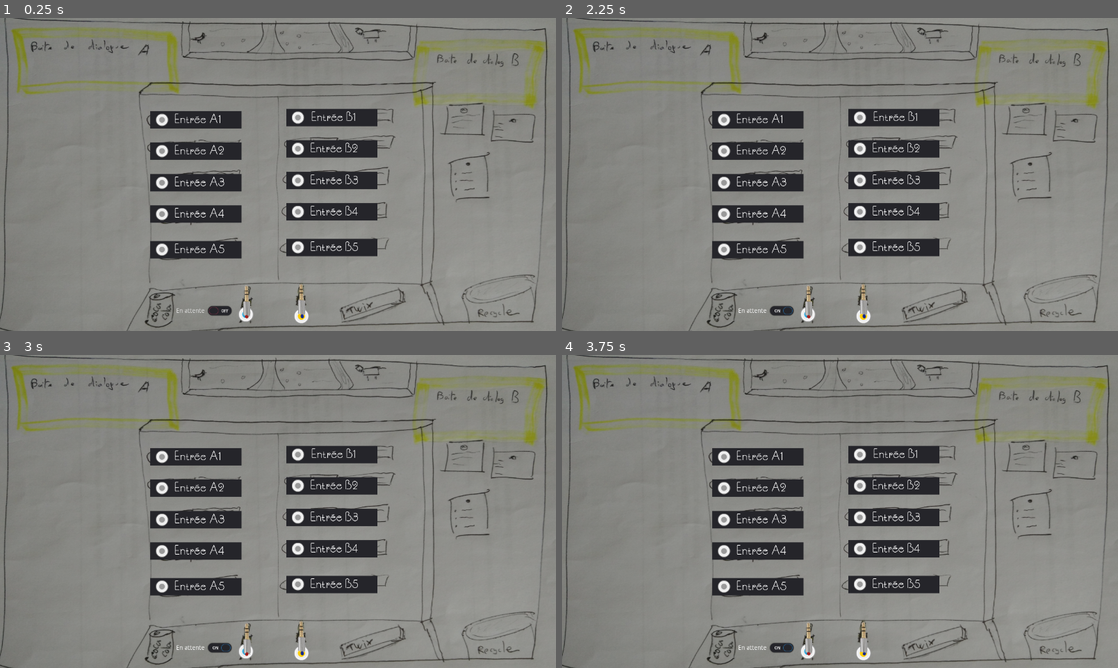
Above: before the commit, frames 1-4 (two rows, left to right).
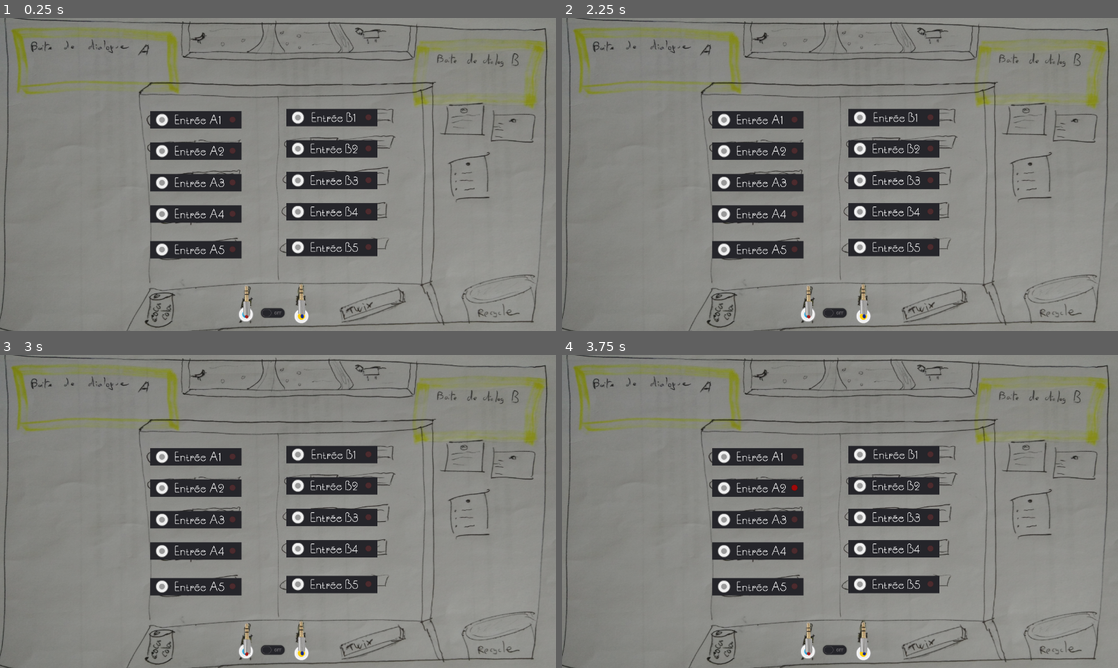
Above: after the commit, the same moments.

Repository: Nutriz/GodotWildJam21
Game: Godot game, scene res://Game.tscn
Same seed, same stepped clock (60 frames per second), same inputs: the game is played once before the commit and once after it.
Inputs (mouse positions are in pixels of both pictures, inside the frame that each line leads up to):
- Up to frame 1 (0.25 s): no input
- Up to frame 2 (2.25 s): click (767, 312) at 0.5 s, where only the run before the commit has a clickable "En attente"; click (767, 312) at 1.25 s, where only the run before the commit has a clickable "En attente"; click (767, 312) at 2 s, where only the run before the commit has a clickable "En attente"
- Up to frame 3 (3 s): tap Enter at 2.75 s; move the mouse to (244, 639) at 2.77 s; click (244, 639) at 2.92 s
- Up to frame 4 (3.75 s): tap Space (skip) at 3.5 s; move the mouse to (862, 636) at 3.52 s; click (862, 636) at 3.67 s

The runs differ from the first frame. In frame 1, 1.4% of the frame differs, in the area x 31-67%, y 29-96%; in frame 2, 1.4%; in frame 3, 1.4%; in frame 4, 1.4%.

Commit message:
restrict jack plug

Diff:
--- a/Assets/Dialogues/dialogues.json.gd
+++ b/Assets/Dialogues/dialogues.json.gd
@@ -27,8 +27,7 @@
 					{
 						"name": "Jérôme",
 						"pos": "called",
-						"text": "euh, t'es sûre que ça va ?!",
-						"end": true
+						"text": "euh, t'es sûre que ça va ?!"
 					}
 				],
 				"B2": [
@@ -45,15 +44,14 @@
 					{
 						"name": "Pompier",
 						"pos": "called",
-						"text": ".... Au revoir madame",
-						"end": true
+						"text": ".... Au revoir madame"
 					}
 				]
 			}
 		],
 		"dial2": {}
 	},
-	"chapter02": {},
-	"chapter03": {},
-	"chapter04": {}
+	"chapter2": {},
+	"chapter3": {},
+	"chapter4": {}
 }
--- a/Game.gd
+++ b/Game.gd
@@ -6,6 +6,7 @@
 func _ready():
 	Events.connect("jack_connected", self, "on_jack_connected")
 	Events.connect("dialogue_finished", self, "on_dialogue_finished")
+	Events.connect("can_be_holded", self, "on_can_be_holded")
 
 func _process(delta):
 
@@ -25,9 +26,9 @@
 	point = $JackB/Cable.global_position - $PositionJackB.global_position
 	$CableJackB.add_point(point)
 
-func on_jack_connected(jack_type, input):
-	print(str(jack_type) + " connected to " + str(Global.Inputs.keys()[input]))
-	if jack_type.ends_with("A"):
+func on_jack_connected(jack_name, input):
+	print(str(jack_name) + " connected to " + str(Global.Inputs.keys()[input]))
+	if jack_name.ends_with("A"):
 		connectionA = input
 	else:
 		connectionB = input
@@ -42,3 +43,10 @@
 	if button_pressed and connectionA != null:
 		print("emit " + str(connectionA))
 		Events.emit_signal("holding_input")
+
+func on_can_be_holded(input):
+	$CheckButton.disabled = false
+
+func _on_CallTimer_timeout():
+	var index = randi() % 5
+	$Inputs.get_children()[index].start_call()
--- a/Game.tscn
+++ b/Game.tscn
@@ -28,7 +28,6 @@
 drag_margin_top = 0.5
 drag_margin_right = 0.55
 drag_margin_bottom = 1.0
-editor_draw_drag_margin = true
 __meta__ = {
 "_edit_lock_": true
 }
@@ -53,64 +52,58 @@
 skew = 4.37114e-08
 texture = ExtResource( 4 )
 
-[node name="InputsA" type="Node2D" parent="."]
+[node name="Inputs" type="Node2D" parent="."]
 position = Vector2( 346.343, 214.487 )
 __meta__ = {
 "_edit_group_": true,
 "_edit_lock_": true
 }
 
-[node name="A1" parent="InputsA" instance=ExtResource( 3 )]
+[node name="A1" parent="Inputs" instance=ExtResource( 3 )]
 skew = 4.37114e-08
 
-[node name="A2" parent="InputsA" instance=ExtResource( 3 )]
+[node name="A2" parent="Inputs" instance=ExtResource( 3 )]
 position = Vector2( 0, 71.65 )
 skew = 4.37114e-08
 input = 1
 
-[node name="A3" parent="InputsA" instance=ExtResource( 3 )]
+[node name="A3" parent="Inputs" instance=ExtResource( 3 )]
 position = Vector2( 0, 144.608 )
 skew = 4.37114e-08
 input = 2
 
-[node name="A4" parent="InputsA" instance=ExtResource( 3 )]
+[node name="A4" parent="Inputs" instance=ExtResource( 3 )]
 position = Vector2( 0, 216.707 )
 skew = 4.37114e-08
 input = 3
 
-[node name="A5" parent="InputsA" instance=ExtResource( 3 )]
+[node name="A5" parent="Inputs" instance=ExtResource( 3 )]
 position = Vector2( 0, 298.33 )
 skew = 4.37114e-08
 input = 4
 
-[node name="InputsB" type="Node2D" parent="."]
-position = Vector2( 659.283, 209.212 )
-__meta__ = {
-"_edit_group_": true,
-"_edit_lock_": true
-}
-
-[node name="B1" parent="InputsB" instance=ExtResource( 3 )]
+[node name="B1" parent="Inputs" instance=ExtResource( 3 )]
+position = Vector2( 312.94, -5.27499 )
 skew = 4.37114e-08
 input = 5
 
-[node name="B2" parent="InputsB" instance=ExtResource( 3 )]
-position = Vector2( 0, 71.65 )
+[node name="B2" parent="Inputs" instance=ExtResource( 3 )]
+position = Vector2( 312.94, 66.375 )
 skew = 4.37114e-08
 input = 6
 
-[node name="B3" parent="InputsB" instance=ExtResource( 3 )]
-position = Vector2( 0, 144.608 )
+[node name="B3" parent="Inputs" instance=ExtResource( 3 )]
+position = Vector2( 312.94, 139.333 )
 skew = 4.37114e-08
 input = 7
 
-[node name="B4" parent="InputsB" instance=ExtResource( 3 )]
-position = Vector2( 0, 216.707 )
+[node name="B4" parent="Inputs" instance=ExtResource( 3 )]
+position = Vector2( 312.94, 211.432 )
 skew = 4.37114e-08
 input = 8
 
-[node name="B5" parent="InputsB" instance=ExtResource( 3 )]
-position = Vector2( 0, 298.33 )
+[node name="B5" parent="Inputs" instance=ExtResource( 3 )]
+position = Vector2( 312.94, 293.055 )
 skew = 4.37114e-08
 input = 9
 
@@ -151,14 +144,20 @@
 [node name="DialogSystem" parent="." instance=ExtResource( 7 )]
 
 [node name="CheckButton" type="CheckButton" parent="."]
-margin_left = 400.058
-margin_top = 654.322
-margin_right = 545.058
-margin_bottom = 694.322
+margin_left = 521.981
+margin_top = 659.333
+margin_right = 666.981
+margin_bottom = 699.333
 focus_mode = 0
+disabled = true
 enabled_focus_mode = 0
-text = "En attente"
 __meta__ = {
 "_edit_use_anchors_": false
 }
+
+[node name="CallTimer" type="Timer" parent="."]
+wait_time = 3.0
+one_shot = true
+autostart = true
 [connection signal="toggled" from="CheckButton" to="." method="_on_holding_toggled"]
+[connection signal="timeout" from="CallTimer" to="." method="_on_CallTimer_timeout"]
--- a/Scenes/DialogSystem.gd
+++ b/Scenes/DialogSystem.gd
@@ -12,29 +12,30 @@
 
 func _process(delta):
 	if Input.is_action_just_pressed("skip") and curr_dial != null:
-
-		if get_curr_message().has("end"):
-			print("emit end")
-			Events.emit_signal("dialogue_finished")
-			curr_dial = null
-			$CallerDialog.hide()
-			$CalledDialog.hide()
-		elif get_curr_message().pos == "caller":
+		if get_curr_message().pos == "caller":
 			if not $CallerDialog.is_at_end_of_text():
 				$CallerDialog.skip_to_end_of_text()
 			elif get_curr_message().has("holding"):
 				return
+			elif is_last_message():
+				finish_and_close()
 			else:
 				msg_index += 1
 				display_next_message()
 		else:
 			if not $CalledDialog.is_at_end_of_text():
 				$CalledDialog.skip_to_end_of_text()
-			elif get_curr_message().has("holding"):
-				return
+			elif is_last_message():
+				finish_and_close()
 			else:
 				msg_index += 1
 				display_next_message()
+
+func finish_and_close():
+	curr_dial = null
+	$CallerDialog.hide()
+	$CalledDialog.hide()
+	Events.emit_signal("dialogue_finished")
 
 func load_dialogue(file_path):
 	var file = File.new()
@@ -57,7 +58,7 @@
 	display_next_message()
 
 func on_holding():
-	print("received")
+
 	$CallerDialog.hide()
 	$CalledDialog.hide()
 
@@ -72,3 +73,6 @@
 
 func get_curr_message():
 	return curr_dial[msg_index]
+
+func is_last_message():
+	return msg_index == curr_dial.size() - 1
--- a/Scenes/Jack.gd
+++ b/Scenes/Jack.gd
@@ -1,6 +1,5 @@
 extends Node2D
 
-onready var jack_type = name
 var picked
 onready var initial_position = position
 
@@ -12,9 +11,12 @@
 	if event is InputEventMouseButton:
 		if event.button_index == BUTTON_LEFT:
 			picked = event.pressed
-			if event.pressed == false and not $Area.get_overlapping_areas().empty():
-				if $Area.get_overlapping_areas().front().is_in_group("inputs"):
-					Events.emit_signal("jack_connected", jack_type, $Area.get_overlapping_areas().front().get_parent().input)
+			if not event.pressed and not $Area.get_overlapping_areas().empty():
+				var input_overlapped = $Area.get_overlapping_areas().front()
+				if (name == "JackA" and input_overlapped.is_in_group("inputsA")) or (name == "JackB" and input_overlapped.is_in_group("inputsB")):
+					Events.emit_signal("jack_connected", name, $Area.get_overlapping_areas().front().get_parent().input)
+				else:
+					reset_position()
 			else:
 				reset_position()
 
--- a/Scenes/JackInput.tscn
+++ b/Scenes/JackInput.tscn
@@ -1,8 +1,9 @@
-[gd_scene load_steps=6 format=2]
+[gd_scene load_steps=8 format=2]
 
 [ext_resource path="res://Assets/Font/SouciSansNF.ttf" type="DynamicFontData" id=1]
 [ext_resource path="res://Assets/Sprites/grey_boxTick.png" type="Texture" id=2]
 [ext_resource path="res://Scripts/JackInput.gd" type="Script" id=3]
+[ext_resource path="res://Assets/Sprites/grey_circle.png" type="Texture" id=4]
 
 [sub_resource type="DynamicFont" id=1]
 size = 30
@@ -10,6 +11,22 @@
 
 [sub_resource type="CircleShape2D" id=2]
 radius = 18.6864
+
+[sub_resource type="Animation" id=3]
+resource_name = "Red indicator"
+loop = true
+tracks/0/type = "value"
+tracks/0/path = NodePath("Indicator:modulate")
+tracks/0/interp = 1
+tracks/0/loop_wrap = true
+tracks/0/imported = false
+tracks/0/enabled = true
+tracks/0/keys = {
+"times": PoolRealArray( 0, 0.5 ),
+"transitions": PoolRealArray( 0.183011, 3.605 ),
+"update": 0,
+"values": [ Color( 0.529412, 0.203922, 0.203922, 0.439216 ), Color( 0.717647, 0.0117647, 0.0117647, 0.972549 ) ]
+}
 
 [node name="JackInput" type="Node2D"]
 script = ExtResource( 3 )
@@ -23,9 +40,9 @@
 
 [node name="Label" type="Label" parent="."]
 margin_left = 55.6634
-margin_top = -4.0
+margin_top = -2.0
 margin_right = 162.663
-margin_bottom = 44.0
+margin_bottom = 46.0
 custom_fonts/font = SubResource( 1 )
 text = "Entrée A"
 align = 1
@@ -34,9 +51,7 @@
 "_edit_use_anchors_": false
 }
 
-[node name="InputArea" type="Area2D" parent="." groups=[
-"inputs",
-]]
+[node name="InputArea" type="Area2D" parent="."]
 position = Vector2( 26.7827, 20.0261 )
 input_pickable = false
 monitoring = false
@@ -48,3 +63,12 @@
 
 [node name="CollisionShape2D" type="CollisionShape2D" parent="InputArea"]
 shape = SubResource( 2 )
+
+[node name="Indicator" type="Sprite" parent="."]
+modulate = Color( 0.529412, 0.203922, 0.203922, 0.439216 )
+position = Vector2( 189.075, 19.2392 )
+scale = Vector2( 0.4, 0.4 )
+texture = ExtResource( 4 )
+
+[node name="AnimationPlayer" type="AnimationPlayer" parent="."]
+"anims/Red indicator" = SubResource( 3 )
--- a/Scripts/Dialog.gd
+++ b/Scripts/Dialog.gd
@@ -30,7 +30,10 @@
 func _on_next_character_timeout():
 	if msg.pos == "caller":
 		if ($Text.visible_characters == msg.name.length() + msg.text.length() + 8):
-			display_indicator(true)
+			if msg.has("holding"):
+				Events.emit_signal("can_be_holded", self)
+			else:
+				display_indicator(true)
 		else:
 			$Text.visible_characters += 1
 	else:
--- a/Scripts/Events.gd
+++ b/Scripts/Events.gd
@@ -2,6 +2,7 @@
 
 signal jack_connected()
 
+signal can_be_holded()
 signal holding_input()
 
 signal dialogue_finished()
--- a/Scripts/JackInput.gd
+++ b/Scripts/JackInput.gd
@@ -4,3 +4,19 @@
 
 func _ready():
 	$Label.text = "Entrée " + str(Global.Inputs.keys()[input])
+
+	if input < 5:
+		$InputArea.add_to_group("inputsA")
+	else:
+		$InputArea.add_to_group("inputsB")
+
+func start_call():
+	$AnimationPlayer.play("Red indicator")
+
+func online():
+	$AnimationPlayer.stop()
+	$AnimationPlayer.current_animation_position = 0.3
+
+func hold_call():
+	$AnimationPlayer.stop()
+	$AnimationPlayer.current_animation_position = 0.3
--- a/project.godot
+++ b/project.godot
@@ -39,6 +39,7 @@
 skip={
 "deadzone": 0.5,
 "events": [ Object(InputEventKey,"resource_local_to_scene":false,"resource_name":"","device":0,"alt":false,"shift":false,"control":false,"meta":false,"command":false,"pressed":false,"scancode":32,"unicode":0,"echo":false,"script":null)
+, Object(InputEventMouseButton,"resource_local_to_scene":false,"resource_name":"","device":-1,"alt":false,"shift":false,"control":false,"meta":false,"command":false,"button_mask":0,"position":Vector2( 0, 0 ),"global_position":Vector2( 0, 0 ),"factor":1.0,"button_index":1,"pressed":false,"doubleclick":false,"script":null)
  ]
 }
 
Not shown, changed: Specs/Specs.md
